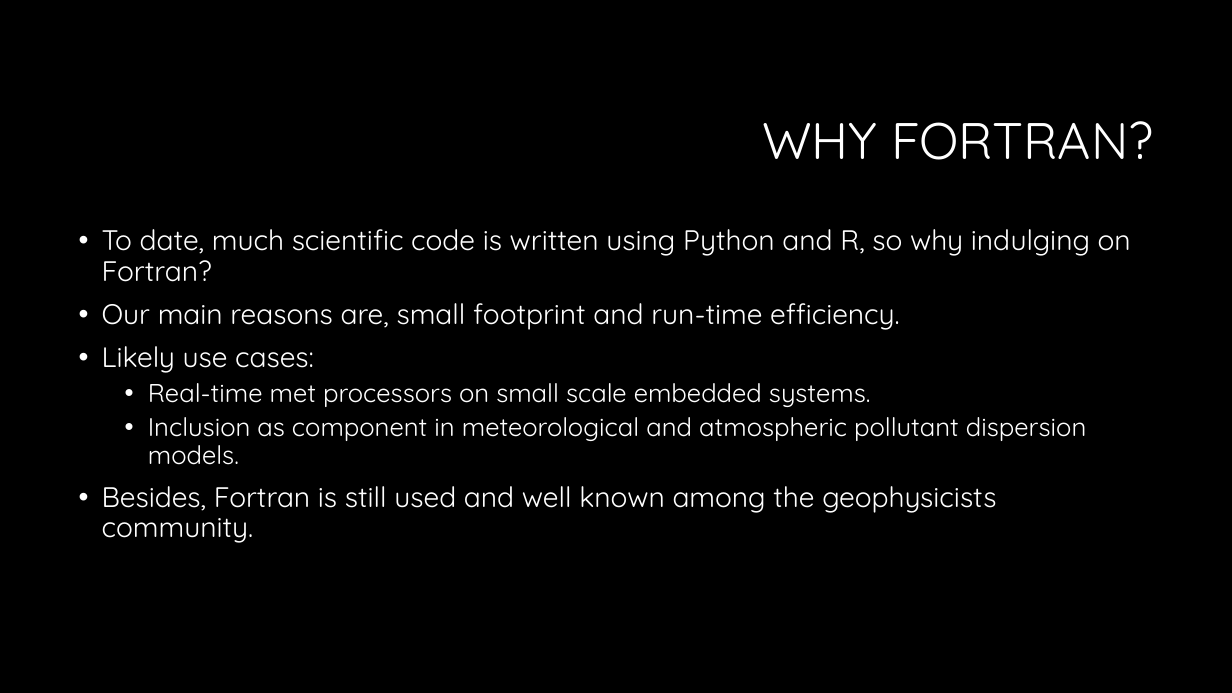
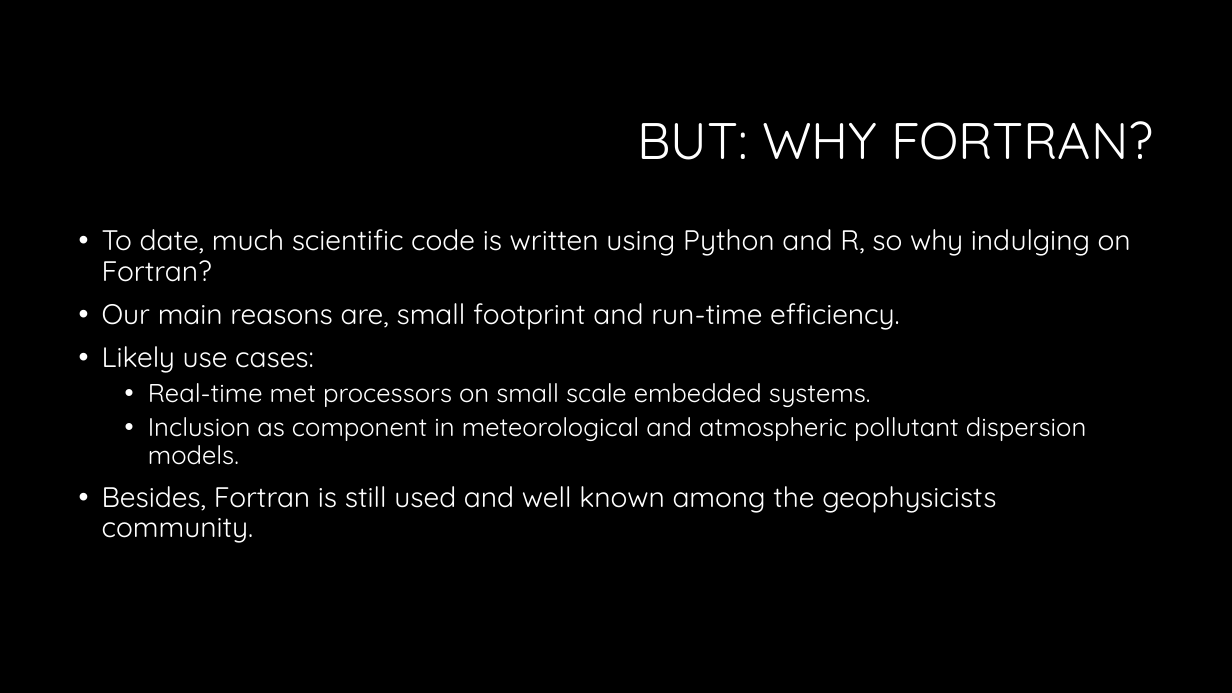
Before and after one commit to serv-terr/pbl_met, a slide deck: slide 7 of doc/pbl_met description.pptx (slide 6 before the commit). Drawn at 1232x693 pixels with LibreOffice and Linux fonts; fonts in the diff are those of the drawing; background and template pictures are left out. Boxes give left, top, right and bottom in pixels: in the first picture for what was removed or moved away, otherwise in the second. Text is boxed around its words. In the diff, an @@ line names an element or a change of style, - is before the commit and + after.

```diff
--- a/doc/pbl_met description.pptx
+++ b/doc/pbl_met description.pptx
@@ title at (x1=638, y1=121, x2=1153, y2=160): text changed @@
-WHY FORTRAN?
+BUT: WHY FORTRAN?
```
Also in this commit, not shown: 2 other slides changed, 1 slide added.
